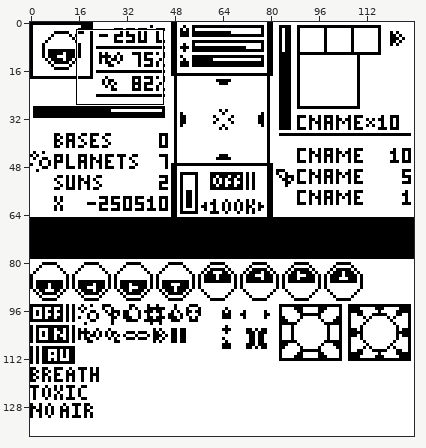
Sprite sheet, stored at graphismes et gameplay/UIfinal/InGame Tabs and elements/sprite v2.png. Above: a wide view before the commit, with the close-up outlined.
Close-up. Earlier state:
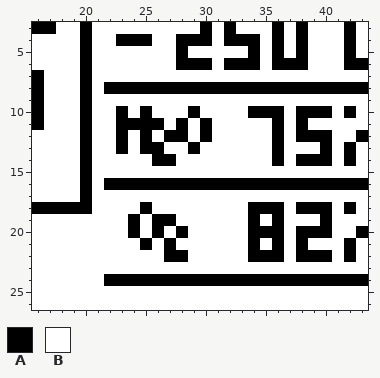
The file is 128x138 pixels. Shown: x 16..43, y 3..26.
Palette (. is transparent): A #000000  B #ffffff
Pixels before, first column x 16:
 3 AABBABBBBBBBBBABABBBABABBBAB
 4 BBBBABBAAABBAAABAAABABABBBAB
 5 BBBBABBBBBBBABBBBBABABABBBAB
 6 BBBBABBBBBBBAAABAAABAAABBBAA
 7 ABBBABBBBBBBBBBBBBBBBBBBBBBB
 8 ABBBABAAAAAAAAAAAAAAAAAAAAAA
 9 ABBBABBBBBBBBBBBBBBBBBBBBBBB
10 ABBBABBABABBBABBBBAAABAAABAB
11 ABBBABBAAAABABABBBBBABABBBBB
12 BBBBABBABABAABABBBBBABAAABBA
13 BBBBABBABAABBABBBBBBABBBABAB
14 BBBBABBBBBAABBBBBBBBABAAABAB
15 BBBBABBBBBBBBBBBBBBBBBBBBBBB
16 BBBBABAAAAAAAAAAAAAAAAAAAAAA
17 BBBBABBBBBBBBBBBBBBBBBBBBBBB
18 AAAAABBBBABBBBBBBBAAABAAABAB
19 BBBBBBBBABAABBBBBBABABBBABBB
20 BBBBBBBBABABABBBBBAAABAAABBA
21 BBBBBBBBBABABBBBBBABABABBBAB
22 BBBBBBBBBBBAABBBBBAAABAAABAB
23 BBBBBBBBBBBBBBBBBBBBBBBBBBBB
24 BBBBBBAAAAAAAAAAAAAAAAAAAAAA
25 BBBBBBBBBBBBBBBBBBBBBBBBBBBB
26 BBBBBBBBBBBBBBBBBBBBBBBBBBBB
New version:
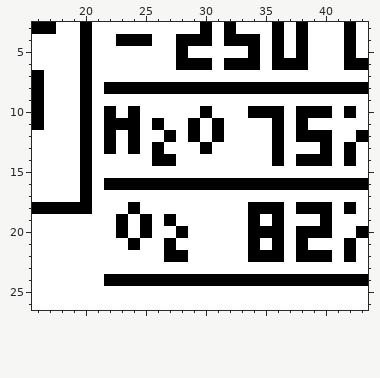
Difference:
The author changed colour B to colour A in row 10 at x 22, 24 and 30; in row 11 at x 22, 29 and 31; in row 12 at x 22, 24, 29 and 31; in row 13 at x 22, 24 and 30; in row 18 at x 24; in rows 19 to 20 at x 23 and 25.
The author changed colour B to colour A in row 21 at x 24.
The author changed colour A to colour B in row 10 at x 23, 25 and 29; in row 11 at x 25, 28 and 30; in row 12 at x 23, 25, 28 and 30; in row 13 at x 23, 25 and 29; in row 18 at x 25; in rows 19 to 20 at x 24 and 26.
The author changed colour A to colour B in row 21 at x 25.
Where, in picture pixels (left, top, right, bottom), the same in both close-ups:
changed: (104, 106, 224, 154)
changed: (116, 202, 164, 250)
